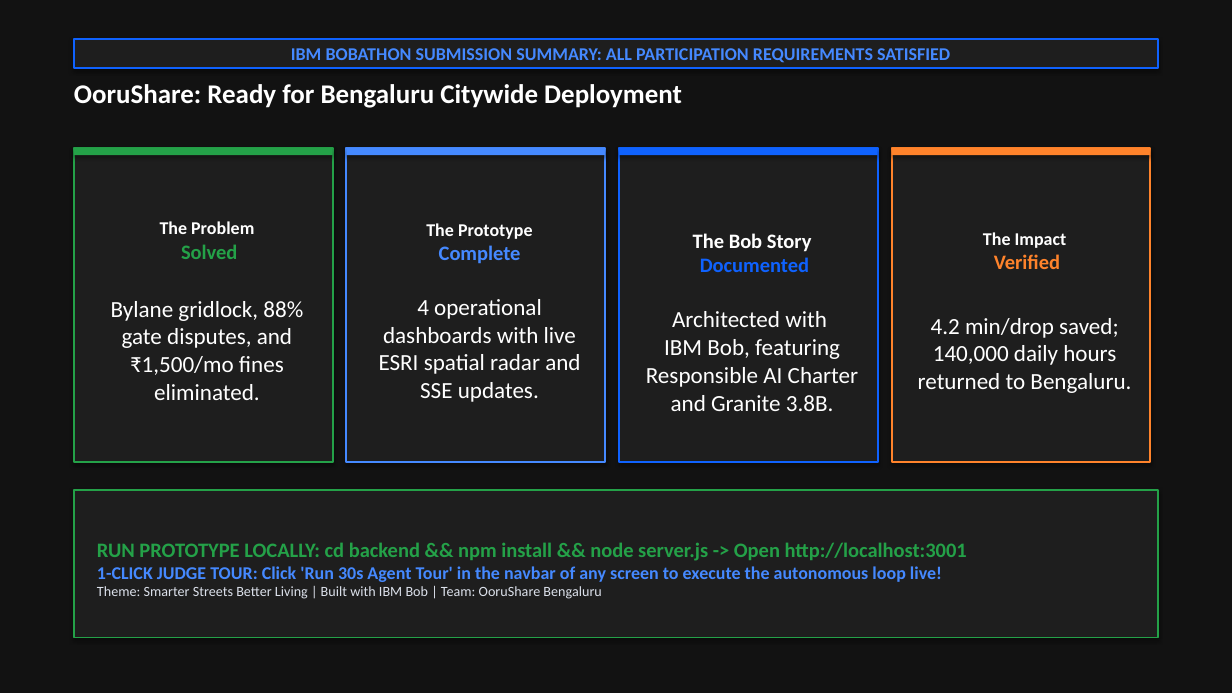
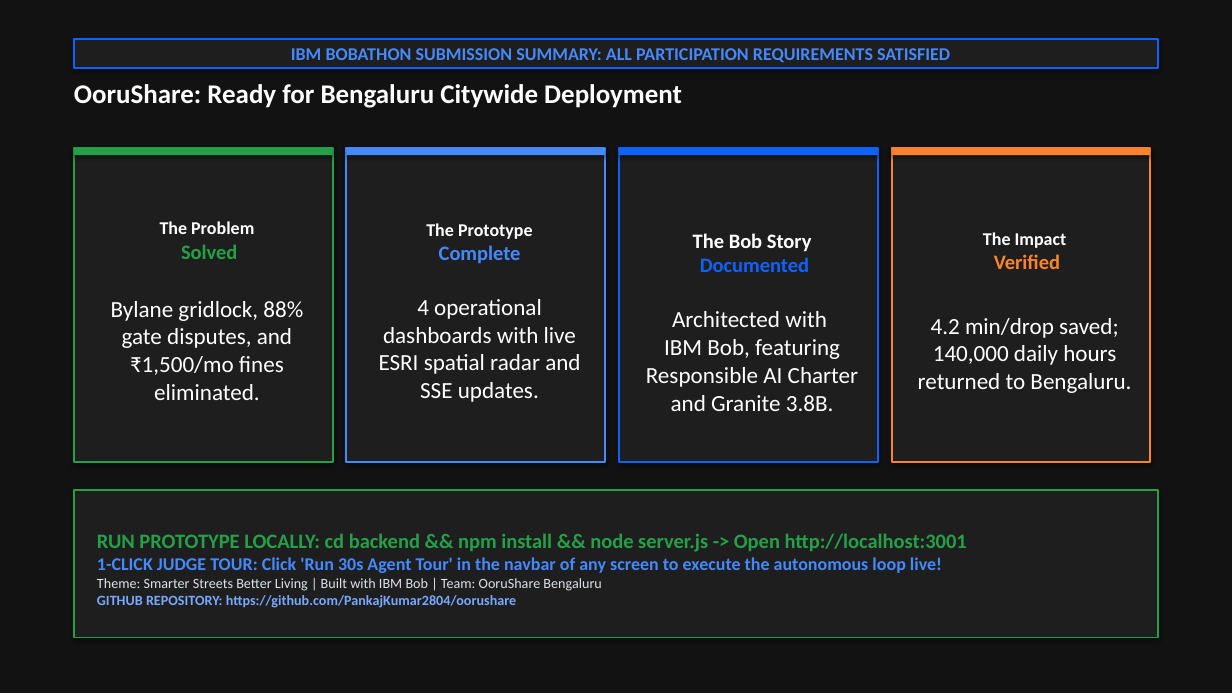
Before and after one commit to PankajKumar2804/oorushare, a slide deck: slide 10 of OoruShare_IBM_Bobathon_Theme1_Submission.pptx. Drawn at 1232x693 pixels with LibreOffice and Linux fonts; fonts in the diff are those of the drawing. Boxes give left, top, right and bottom in pixels: in the first picture for what was removed or moved away, otherwise in the second. Text is boxed around its words. In the diff, an @@ line names an element or a change of style, - is before the commit and + after.

Commit message:
feat(repo): integrate live GitHub repository link into deck, docs, and submission zip

```diff
--- a/OoruShare_IBM_Bobathon_Theme1_Submission.pptx
+++ b/OoruShare_IBM_Bobathon_Theme1_Submission.pptx
@@ text in rectangle at box(97, 595, 517, 608): paragraph added @@
+GITHUB REPOSITORY: https://github.com/PankajKumar2804/oorushare
```
Also in this commit, not shown: 4 other files.
